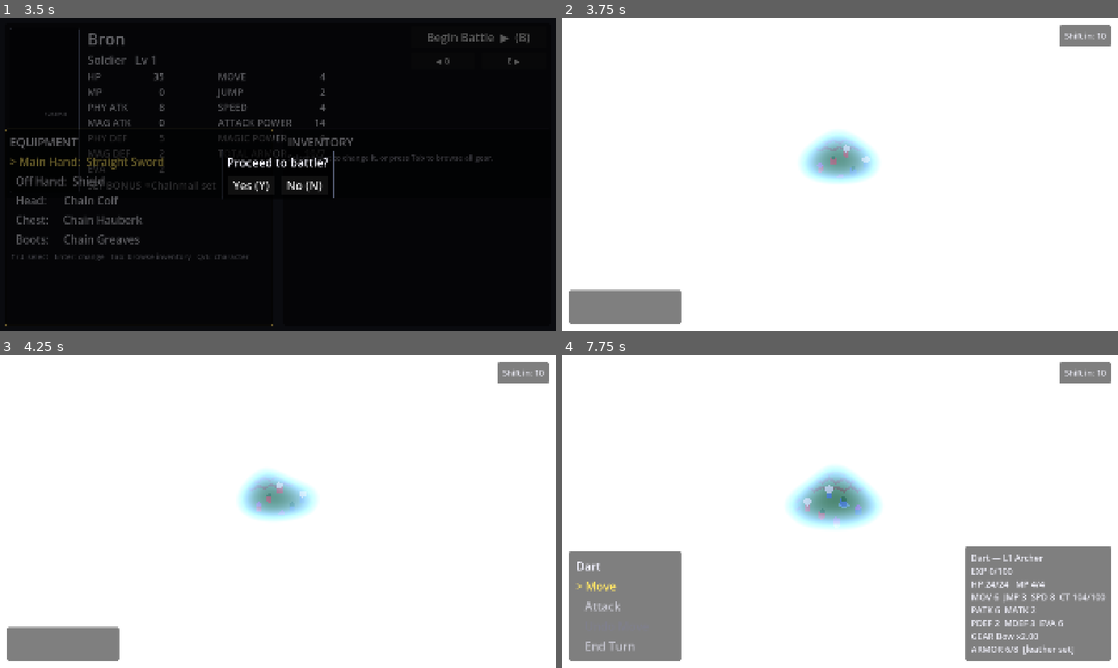
Above: before the commit, frames 1-4 (two rows, left to right).
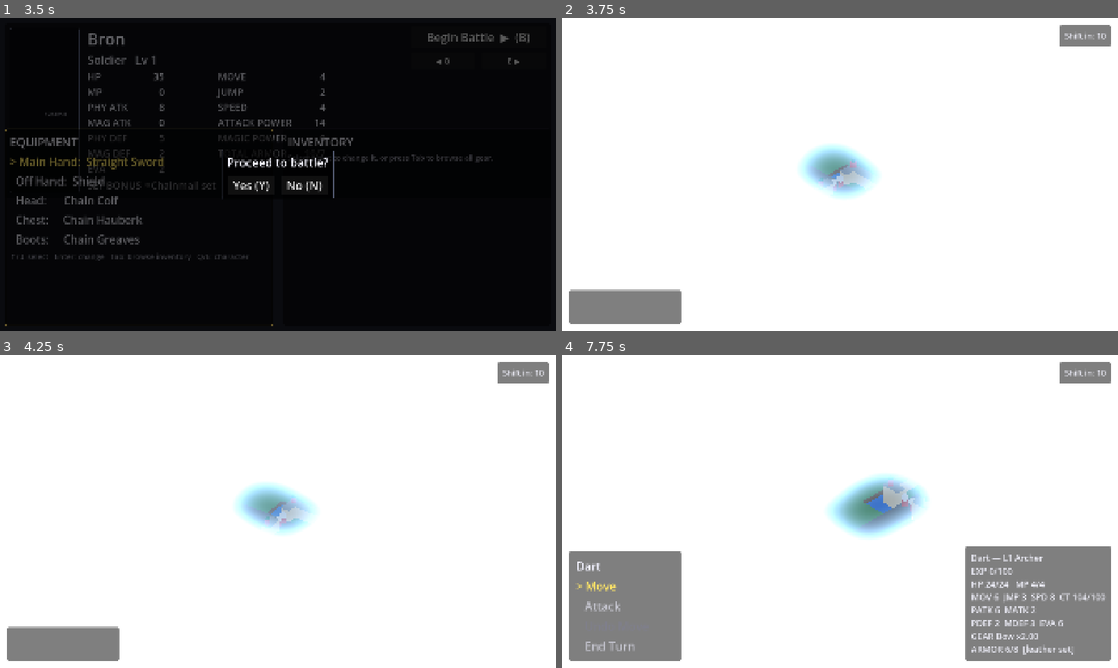
Above: after the commit, the same moments.

Repository: ZWMiller/cylinder_tactics
Game: Godot game, scene res://scenes/Loadout.tscn
Same seed, same stepped clock (60 frames per second), same inputs: the game is played once before the commit and once after it.
Inputs (mouse positions are in pixels of both pictures, inside the frame that each line leads up to):
- Up to frame 1 (3.5 s): click "Begin Battle ▶ (B)" at 0.5 s; click "Begin Battle ▶ (B)" at 1.25 s; click "◀ Q" at 2 s; click "E ▶" at 2.75 s
- Up to frame 2 (3.75 s): click "Yes (Y)" at 3.5 s
- Up to frame 3 (4.25 s): no input
- Up to frame 4 (7.75 s): tap Enter (ui_accept) at 4.25, 4.52, 6.5, 7.25, 7.52 s; move the mouse to (962, 495) at 4.27 s; hold Up (ui_up) 4.28-5 s; tap T at 4.35 s; click (962, 495) at 4.42 s; drag from (728, 527) to (812, 574) at 5.02 s; move the mouse to (895, 442) at 5.77 s; hold Up (ui_up) 5.78-6.5 s; hold E 5.78-6.5 s; drag from (812, 574) to (673, 464) at 6.52 s; move the mouse to (1006, 558) at 7.27 s; hold Left (ui_left) from 7.28 s (still down); tap Y at 7.35 s

Frame 1 is identical in both runs. In frame 2, 1.9% of the frame differs, in the area x 42-58%, y 36-58%; in frame 3, 1.9%; in frame 4, 3.9%, in the area x 40-66%, y 35-59%.

Commit message:
Gold glowing outline on win-objective tiles + wire test encounter
- Battlefield.show_objective_tiles/clear_objective_tiles: a gold, emissive
  (blooming), pulsing outline frame on each reach-to-win tile's top face, so
  the objective is visible in battle. Built lazily, pooled, repositioned on a
  map shift.
- BattleBase draws it from the encounter's win region after spawning, and
  re-draws after a time-shift so it tracks the new tile heights.
- Main.tscn: temporary encounter_path -> wall_moat_test.tres for playtesting
  (revert to the demo default when done).

Co-Authored-By: Claude Opus 4.8 <noreply@anthropic.com>

Diff:
--- a/scenes/Main.tscn
+++ b/scenes/Main.tscn
@@ -18,6 +18,7 @@
 
 [node name="Main" type="Node3D"]
 script = ExtResource("3_main")
+encounter_path = "res://assets/encounters/wall_moat_test.tres"
 
 [node name="WorldEnvironment" type="WorldEnvironment" parent="."]
 environment = SubResource("Environment_1")
--- a/scripts/BattleBase.gd
+++ b/scripts/BattleBase.gd
@@ -1095,6 +1095,9 @@
 		first_map, _battlefield.grid_width, _battlefield.grid_height, seq_len,
 		_encounter.enemies.size(), deploy.size(), _encounter.region(Encounter.REGION_WIN).size()])
 
+	# Telegraph the reach-to-win objective tiles with a gold glowing outline (a no-op if none).
+	_battlefield.show_objective_tiles(_encounter.region(Encounter.REGION_WIN))
+
 
 ## Instantiate one unit from a `Recruit`, stand it on tile (x, z), and register it in
 ## the occupancy map and the turn schedule. Both authored PCs and rolled enemies arrive
@@ -1451,6 +1454,9 @@
 	if _battlefield.is_shifting():           # guard the race: a no-op shift finishes synchronously
 		await _battlefield.shift_animation_finished
 	await _resettle_units_after_shift(pre_heights)
+	# The terrain moved — reposition the objective outline onto the new tile heights.
+	if _encounter != null:
+		_battlefield.show_objective_tiles(_encounter.region(Encounter.REGION_WIN))
 	await get_tree().create_timer(MAP_TRANSITION_HOLD).timeout
 
 	# Release the camera so the per-frame follow re-centers on the active unit, and zoom back
--- a/scripts/Battlefield.gd
+++ b/scripts/Battlefield.gd
@@ -1092,6 +1092,86 @@
 	_active_marker.visible = false
 
 
+# --- Objective (win) tile telegraph ------------------------------------------
+# A gold, glowing, pulsing outline on each reach-to-win objective tile's TOP face, so the player
+# can see where the goal is. Emissive gold so the WorldEnvironment glow blooms it. Built lazily
+# (only battles with objectives pay for it) and pooled/rebuilt each call.
+
+## Gold used for the objective outline (albedo + emission).
+const OBJECTIVE_COLOR := Color(1.0, 0.82, 0.25)
+
+var _objective_root: Node3D               ## parent of the per-tile outline frames
+var _objective_material: StandardMaterial3D  ## shared gold emissive material (pulsed by a tween)
+var _objective_strip_mesh: BoxMesh        ## unit box, scaled per outline edge
+
+
+## Draw a gold glowing outline on each of `tiles` (an Array of Vector2i) — the reach-the-goal
+## telegraph. Rebuilt each call; pass an empty list (or call `clear_objective_tiles`) to remove
+## them. Call again after a map shift to reposition onto the new tile heights.
+func show_objective_tiles(tiles: Array) -> void:
+	_ensure_objective_overlay()
+	for c in _objective_root.get_children():
+		c.free()
+	for t in tiles:
+		_add_objective_frame(t)
+	_objective_root.visible = not tiles.is_empty()
+
+
+## Remove the objective-tile outlines.
+func clear_objective_tiles() -> void:
+	if _objective_root == null:
+		return
+	for c in _objective_root.get_children():
+		c.free()
+	_objective_root.visible = false
+
+
+## Build (once) the objective overlay: its root, the gold emissive material, the strip mesh, and the
+## looping emission pulse that makes the outline "breathe" (and the bloom throb).
+func _ensure_objective_overlay() -> void:
+	if _objective_root != null:
+		return
+	_objective_root = Node3D.new()
+	_objective_root.name = "ObjectiveOverlay"
+	add_child(_objective_root)
+	_objective_strip_mesh = BoxMesh.new()
+	_objective_strip_mesh.size = Vector3.ONE
+	_objective_material = StandardMaterial3D.new()
+	_objective_material.albedo_color = OBJECTIVE_COLOR
+	_objective_material.emission_enabled = true            # glow: pushes HDR past the env's bloom threshold
+	_objective_material.emission = OBJECTIVE_COLOR
+	_objective_material.emission_energy_multiplier = 3.0
+	_objective_material.shading_mode = BaseMaterial3D.SHADING_MODE_UNSHADED
+	# Looping pulse on the emission energy, so the outline throbs gently instead of sitting flat.
+	var tween := create_tween().set_loops()
+	tween.tween_property(_objective_material, "emission_energy_multiplier", 5.0, 0.8).set_trans(Tween.TRANS_SINE)
+	tween.tween_property(_objective_material, "emission_energy_multiplier", 2.0, 0.8).set_trans(Tween.TRANS_SINE)
+
+
+## Draw one outline frame (4 edge strips) on tile `t`'s top surface, a hair above the cap.
+func _add_objective_frame(t: Vector2i) -> void:
+	var center := tile_to_world(t.x, t.y)
+	var half := tile_size * 0.5
+	var thick := tile_size * 0.09   # outline thickness
+	var tall := tile_size * 0.06    # slight vertical size so it reads as a raised rim
+	var y := center.y + tall * 0.5 + 0.02
+	# North/South edges run along X; East/West run along Z. Each is a thin scaled box.
+	_add_objective_strip(Vector3(center.x, y, center.z - half), Vector3(tile_size, tall, thick))
+	_add_objective_strip(Vector3(center.x, y, center.z + half), Vector3(tile_size, tall, thick))
+	_add_objective_strip(Vector3(center.x - half, y, center.z), Vector3(thick, tall, tile_size))
+	_add_objective_strip(Vector3(center.x + half, y, center.z), Vector3(thick, tall, tile_size))
+
+
+## One outline strip: the shared unit box scaled to `size` at `pos`, wearing the gold emissive material.
+func _add_objective_strip(pos: Vector3, size: Vector3) -> void:
+	var mi := MeshInstance3D.new()
+	mi.mesh = _objective_strip_mesh
+	mi.material_override = _objective_material
+	mi.scale = size
+	mi.position = pos
+	_objective_root.add_child(mi)
+
+
 ## Ray-pick the tile under a screen point (e.g. the mouse position) using `camera`.
 ## Returns the tile's (x, z) as a `Vector2i`, or `INVALID_TILE` if the ray misses
 ## the grid. Heights are handled for free: the ray hits the actual 3D tile
